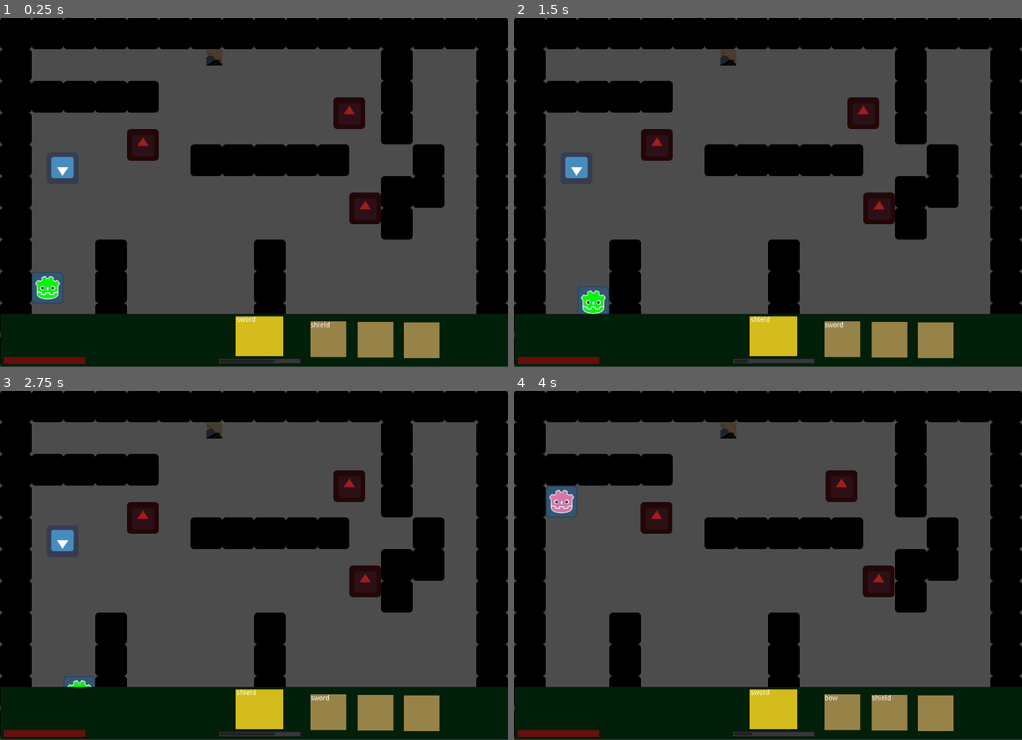
Above: before the commit, frames 1-4 (two rows, left to right).
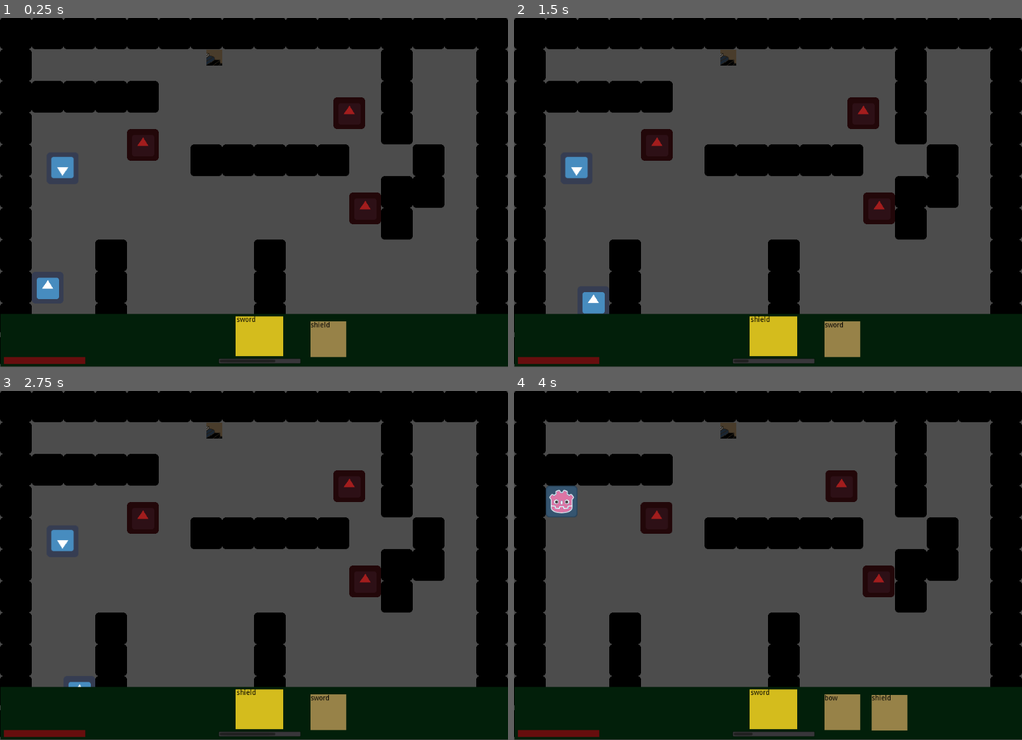
Above: after the commit, the same moments.

Repository: mfurtak/gmtk-game-jam-2019
Game: Godot game, scene res://Main.tscn
Same seed, same stepped clock (60 frames per second), same inputs: the game is played once before the commit and once after it. The engine's default icon, where the game draws it, is replaced by a stand-in: a white triangle on a blue panel in a dark square.
Inputs:
- Up to frame 1 (0.25 s): no input
- Up to frame 2 (1.5 s): hold Right (ui_right) 0.53-1.28 s; tap Space (ui_select) at 0.77 s; tap Enter at 1.25 s; hold Down (ui_down) from 1.28 s (still down)
- Up to frame 3 (2.75 s): tap Space (ui_select) at 1.52 s; release Down (ui_down) at 2.03 s; hold Right (ui_right) from 2.03 s (still down)
- Up to frame 4 (4 s): release Right (ui_right) at 2.78 s; hold Up (ui_up) 2.78-3.53 s; tap Space (ui_select) at 3.02, 3.77 s; hold Left (ui_left) from 3.53 s (still down)

The runs differ from the first frame. In frame 1, 2.0% of the frame differs, in the area x 6-87%, y 73-98%; in frame 2, 2.0%; in frame 3, 1.7%; in frame 4, 0.8%.

Commit message:
Refactor some HUD code

Diff:
--- a/gmtk-godot/ActiveItemCard.gd
+++ b/gmtk-godot/ActiveItemCard.gd
@@ -10,6 +10,7 @@
 	pass # Replace with function body.
 
 func set_item(current_item):
+	pass
 
 # Called every frame. 'delta' is the elapsed time since the previous frame.
 #func _process(delta):
--- a/gmtk-godot/HUD.gd
+++ b/gmtk-godot/HUD.gd
@@ -1,23 +1,19 @@
 extends CanvasLayer
 
-var player = null
-var active_item_label_node = null
-var second_item_label_node = null
-var third_item_label_node = null
-var fourth_item_label_node = null
-var item_stack_node = null
+onready var player = get_node("/root/Main/Player")
+
+# Item Labels
+onready var active_item_label = get_node("ItemCards/ActiveItem/Label")
+onready var second_item_label = get_node("ItemCards/SecondItem/Label")
+onready var third_item_label = get_node("ItemCards/ThirdItem/Label")
+onready var fourth_item_label = get_node("ItemCards/FourthItem/Label")
+
+onready var item_stack_node = get_node("ItemCards/ItemStack")
+
+var item_labels = []
 
 # Called when the node enters the scene tree for the first time.
 func _ready():
-	player = get_parent().get_node("Player")
-
-	# Item Labels
-	active_item_label_node = get_node("ItemCards/ActiveItem/Label")
-	second_item_label_node = get_node("ItemCards/FirstItem/Label")
-	third_item_label_node = get_node("ItemCards/SecondItem/Label")
-	fourth_item_label_node = get_node("ItemCards/ThirdItem/Label")
-	item_stack_node = get_node("ItemCards/ItemStack")
-
 	# Item Timer Progress Bar
 	$CurrentItemProgress.min_value = 0
 	$CurrentItemProgress.max_value = 1
@@ -26,6 +22,13 @@
 	# Health
 	$HealthProgress.min_value = player.MIN_HEALTH
 	$HealthProgress.max_value = player.MAX_HEALTH
+
+	item_labels = [
+		active_item_label,
+		second_item_label,
+		third_item_label,
+		fourth_item_label
+	]
 
 # Called every frame. 'delta' is the elapsed time since the previous frame.
 func _process(delta):
@@ -44,21 +47,26 @@
 	var items_queue = player.items_queue
 
 	for i in range(4):
-		match i:
-			0:
-				if items_queue.size() > i:
-					active_item_label_node.set('text', str(player.get_item_name(items_queue[i])))
-			1:
-				if items_queue.size() > i:
-					second_item_label_node.set('text', str(player.get_item_name(items_queue[i])))
-			2:
-				if items_queue.size() > i:
-					third_item_label_node.set('text', str(player.get_item_name(items_queue[i])))
-			3:
-				if items_queue.size() > i:
-					fourth_item_label_node.set('text', str(player.get_item_name(items_queue[i])))
-			_:
-				pass
+		if items_queue.size() > i:
+			item_labels[i].get_parent().show()
+			item_labels[i].text = player.get_item_name(items_queue[i])
+		else:
+			item_labels[i].get_parent().hide()
+#		match i:
+#			0:
+#				if items_queue.size() > i:
+#					active_item_label_node.set('text', str(player.get_item_name(items_queue[i])))
+#			1:
+#				if items_queue.size() > i:
+#					second_item_label_node.set('text', str(player.get_item_name(items_queue[i])))
+#			2:
+#				if items_queue.size() > i:
+#					third_item_label_node.set('text', str(player.get_item_name(items_queue[i])))
+#			3:
+#				if items_queue.size() > i:
+#					fourth_item_label_node.set('text', str(player.get_item_name(items_queue[i])))
+#			_:
+#				pass
 
 	if items_queue.size() >= 5:
 		item_stack_node.show()
--- a/gmtk-godot/HUD.tscn
+++ b/gmtk-godot/HUD.tscn
@@ -1,10 +1,13 @@
-[gd_scene load_steps=2 format=2]
+[gd_scene load_steps=4 format=2]
+
+[ext_resource path="res://HUD.gd" type="Script" id=1]
+[ext_resource path="res://ActiveItem.gd" type="Script" id=2]
 
 [sub_resource type="StyleBoxFlat" id=1]
 bg_color = Color( 0.403922, 0.054902, 0.054902, 1 )
 
 [node name="HUD" type="CanvasLayer"]
-editor/display_folded = true
+script = ExtResource( 1 )
 
 [node name="HudBar" type="ColorRect" parent="."]
 margin_left = 1.0
@@ -46,49 +49,54 @@
 margin_right = 470.648
 margin_bottom = 586.256
 color = Color( 0.831373, 0.737255, 0.113725, 1 )
+script = ExtResource( 2 )
 
 [node name="Label" type="RichTextLabel" parent="ItemCards/ActiveItem"]
 margin_left = 2.0
 margin_right = 93.0
 margin_bottom = 78.0
+custom_colors/default_color = Color( 0, 0, 0, 1 )
 
-[node name="FirstItem" type="ColorRect" parent="ItemCards"]
+[node name="SecondItem" type="ColorRect" parent="ItemCards"]
 margin_left = 626.0
 margin_top = 612.0
 margin_right = 698.0
 margin_bottom = 684.0
 color = Color( 0.592157, 0.509804, 0.282353, 1 )
 
-[node name="Label" type="RichTextLabel" parent="ItemCards/FirstItem"]
+[node name="Label" type="RichTextLabel" parent="ItemCards/SecondItem"]
 anchor_right = 1.0
 anchor_bottom = 1.0
 margin_top = 1.0
 margin_bottom = 1.0
+custom_colors/default_color = Color( 0, 0, 0, 1 )
 
-[node name="SecondItem" type="ColorRect" parent="ItemCards"]
+[node name="ThirdItem" type="ColorRect" parent="ItemCards"]
 margin_left = 721.0
 margin_top = 613.0
 margin_right = 793.0
 margin_bottom = 685.0
 color = Color( 0.592157, 0.509804, 0.282353, 1 )
 
-[node name="Label" type="RichTextLabel" parent="ItemCards/SecondItem"]
+[node name="Label" type="RichTextLabel" parent="ItemCards/ThirdItem"]
 anchor_right = 1.0
 anchor_bottom = 1.0
 margin_right = -1.0
+custom_colors/default_color = Color( 0, 0, 0, 1 )
 
-[node name="Third" type="ColorRect" parent="ItemCards"]
+[node name="FourthItem" type="ColorRect" parent="ItemCards"]
 margin_left = 814.0
 margin_top = 614.0
 margin_right = 886.0
 margin_bottom = 686.0
 color = Color( 0.592157, 0.509804, 0.282353, 1 )
 
-[node name="Label" type="RichTextLabel" parent="ItemCards/Third"]
+[node name="Label" type="RichTextLabel" parent="ItemCards/FourthItem"]
 anchor_right = 1.0
 anchor_bottom = 1.0
 margin_top = 1.0
 margin_bottom = 1.0
+custom_colors/default_color = Color( 0, 0, 0, 1 )
 
 [node name="ItemStack" type="ColorRect" parent="ItemCards"]
 margin_left = 904.0
--- a/gmtk-godot/Main.tscn
+++ b/gmtk-godot/Main.tscn
@@ -6,8 +6,7 @@
 [ext_resource path="res://Thwomp.tscn" type="PackedScene" id=4]
 [ext_resource path="res://simple_tileset.tres" type="TileSet" id=5]
 [ext_resource path="res://HUD.tscn" type="PackedScene" id=6]
-[ext_resource path="res://HUD.gd" type="Script" id=7]
-[ext_resource path="res://Pickup.tscn" type="PackedScene" id=8]
+[ext_resource path="res://Pickup.tscn" type="PackedScene" id=7]
 
 [node name="Main" type="Node"]
 script = ExtResource( 1 )
@@ -42,20 +41,19 @@
 [node name="HUD" parent="." groups=[
 "ItemSwap",
 ] instance=ExtResource( 6 )]
-script = ExtResource( 7 )
 
 [node name="Pickups" type="Node" parent="."]
 
-[node name="ShieldPickup" parent="Pickups" instance=ExtResource( 8 )]
+[node name="ShieldPickup" parent="Pickups" instance=ExtResource( 7 )]
 visible = false
 position = Vector2( 129.062, 383.974 )
 
-[node name="SwordPickup" parent="Pickups" instance=ExtResource( 8 )]
+[node name="SwordPickup" parent="Pickups" instance=ExtResource( 7 )]
 visible = false
 position = Vector2( 64.2627, 66.4053 )
 
-[node name="BowPickup" parent="Pickups" instance=ExtResource( 8 )]
+[node name="BowPickup" parent="Pickups" instance=ExtResource( 7 )]
 position = Vector2( 126.384, 303.109 )
 
-[node name="Pickup" parent="Pickups" instance=ExtResource( 8 )]
+[node name="Pickup" parent="Pickups" instance=ExtResource( 7 )]
 visible = false
--- a/gmtk-godot/Player.gd
+++ b/gmtk-godot/Player.gd
@@ -20,10 +20,11 @@
 var is_attacking = false
 
 var items_queue = [Items.SWORD, Items.SHIELD]
-var current_item = ''
+var current_item = null
 
 # Called when the node enters the scene tree for the first time.
 func _ready():
+	$AnimatedSprite.play("default")
 	pass # Replace with function body.
 
 # Called every frame. 'delta' is the elapsed time since the previous frame.
@@ -100,20 +101,21 @@
 			pass
 
 func _on_ItemSwapTimer_timeout():
-	_set_color()
 	current_item = items_queue.pop_front()
 	items_queue.push_back(current_item)
+	_set_color()
 
 func _set_color():
 	# TODO(ANIT) something is funky with the color setting,
 	# though it looks like current item is correct as far as the
 	# HUD is concerned
+	print("current item: ", current_item)
 	match current_item:
 		Items.SWORD:
-			$AnimatedSprite.play("pink")
+			$AnimatedSprite.play("default")
 		Items.BOW:
 			$AnimatedSprite.play("green")
 		Items.SHIELD:
-			$AnimatedSprite.play("default")
+			$AnimatedSprite.play("pink")
 		_:
 			pass
--- a/gmtk-godot/Player.tscn
+++ b/gmtk-godot/Player.tscn
@@ -10,6 +10,11 @@
 
 [sub_resource type="SpriteFrames" id=2]
 animations = [ {
+"frames": [ ExtResource( 2 ) ],
+"loop": true,
+"name": "default",
+"speed": 5.0
+}, {
 "frames": [ ExtResource( 3 ) ],
 "loop": true,
 "name": "green",
@@ -18,11 +23,6 @@
 "frames": [ ExtResource( 4 ) ],
 "loop": true,
 "name": "pink",
-"speed": 5.0
-}, {
-"frames": [ ExtResource( 2 ) ],
-"loop": true,
-"name": "default",
 "speed": 5.0
 } ]
 
Not shown: 1 places in gmtk-godot/Main.tscn that only renumber resources
